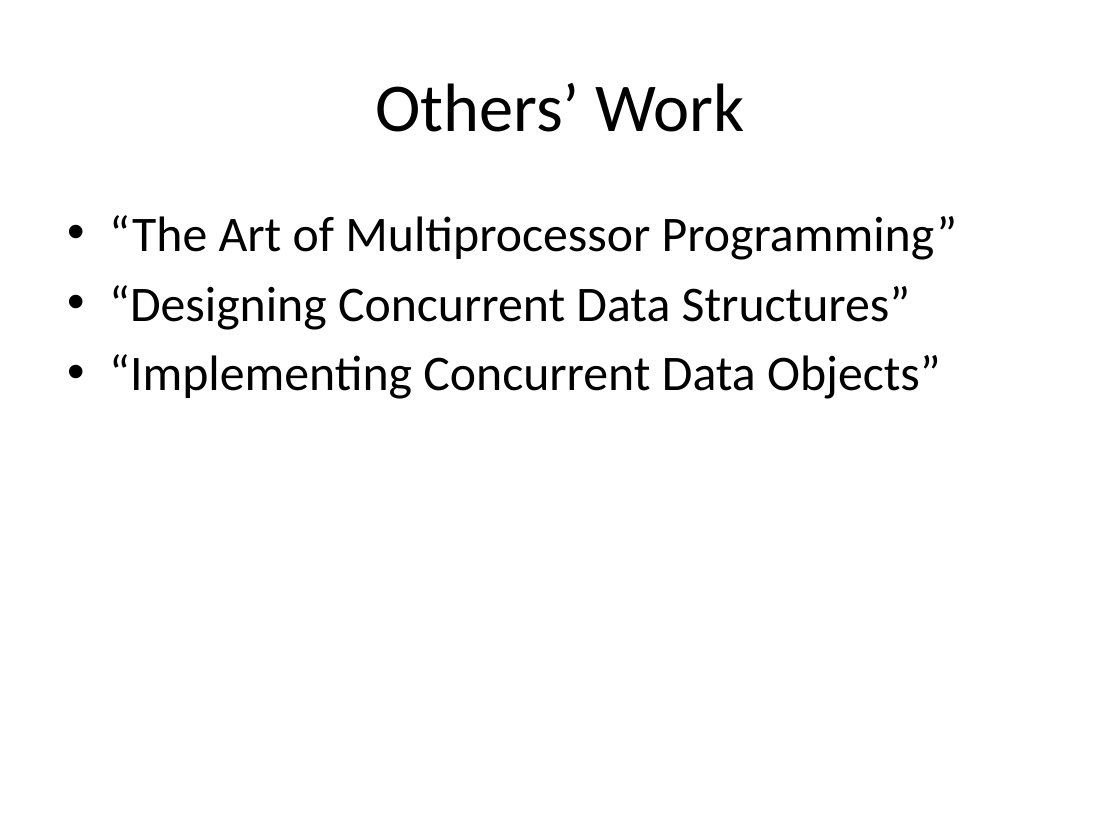
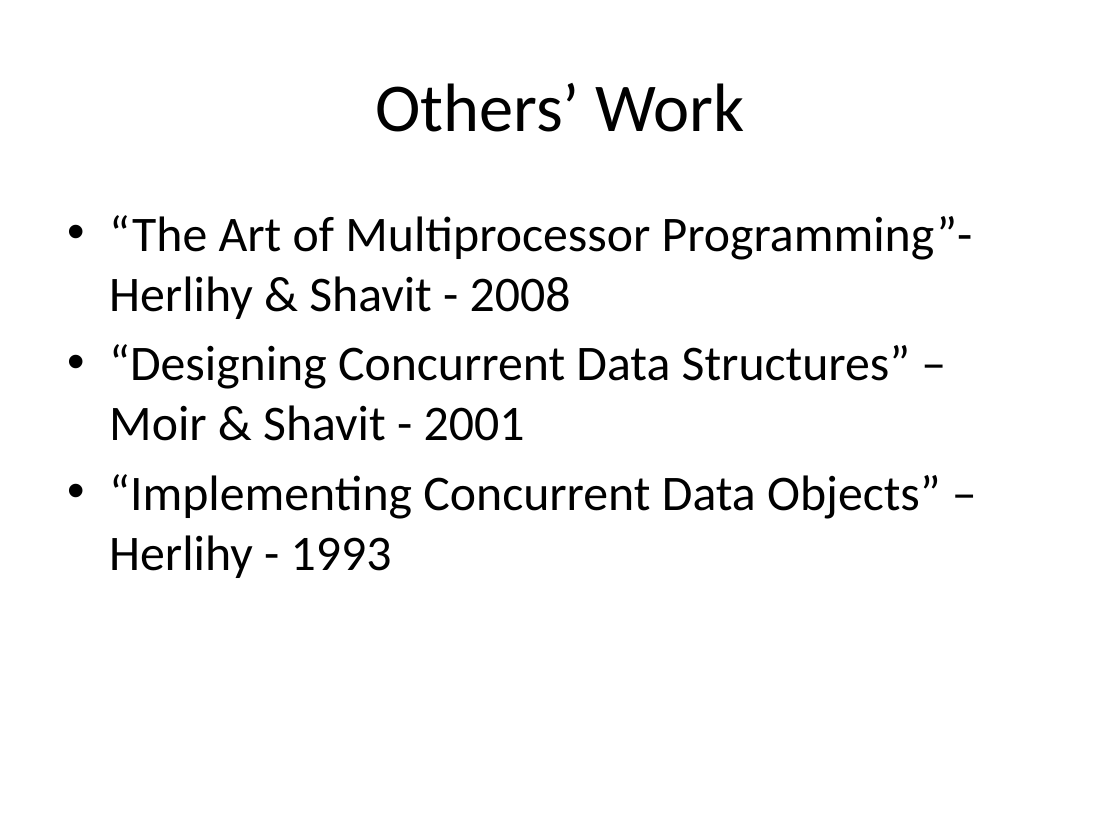
Before and after one commit to gibsonma/FYP, a slide deck: slide 4 of Report/FYP_Presentation.pptx. Drawn at 1120x840 pixels with LibreOffice and Linux fonts; fonts in the diff are those of the drawing. Boxes give left, top, right and bottom in pixels: in the first picture for what was removed or moved away, otherwise in the second. Text is boxed around its words. In the diff, an @@ line names an element or a change of style, - is before the commit and + after.

Commit message:
Updated FYP Presentation

```diff
--- a/Report/FYP_Presentation.pptx
+++ b/Report/FYP_Presentation.pptx
@@ text at box(109, 215, 973, 578): text changed @@
-• “The Art of Multiprocessor Programming”
-• “Designing Concurrent Data Structures”
-• “Implementing Concurrent Data Objects”
+• “The Art of Multiprocessor Programming”- Herlihy & Shavit - 2008
+• “Designing Concurrent Data Structures” – Moir & Shavit - 2001
+• “Implementing Concurrent Data Objects” – Herlihy - 1993
```
Also in this commit, not shown: 3 other slides changed, 3 slides added, 1 slide removed, 3 other files.
